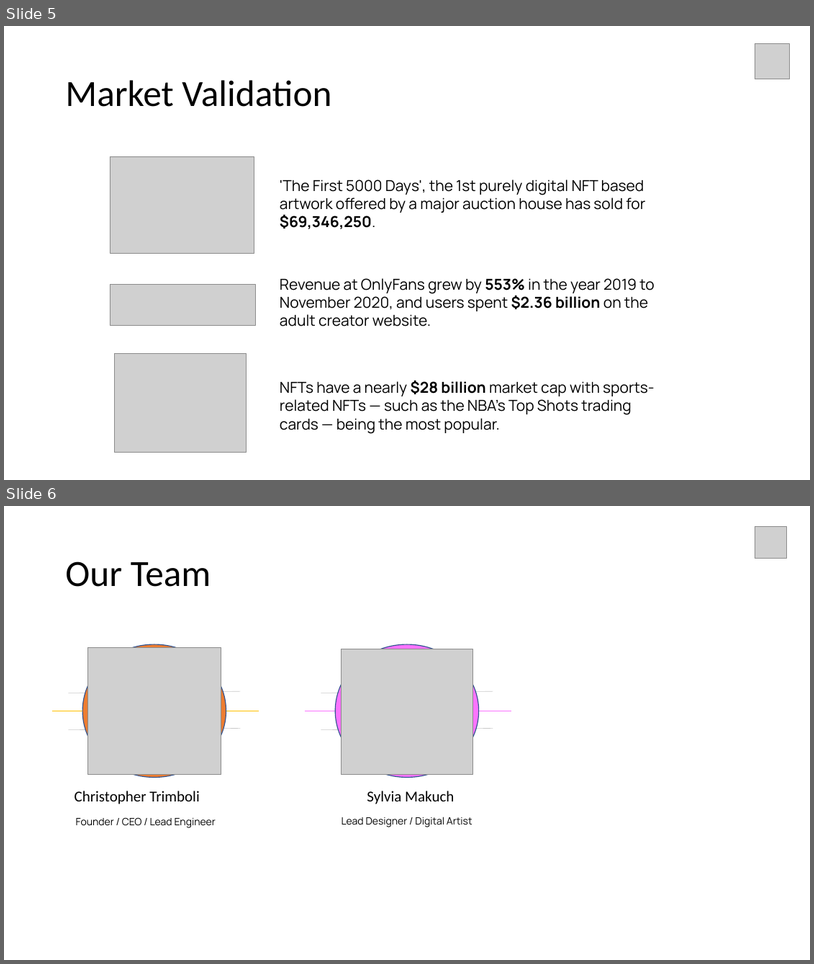
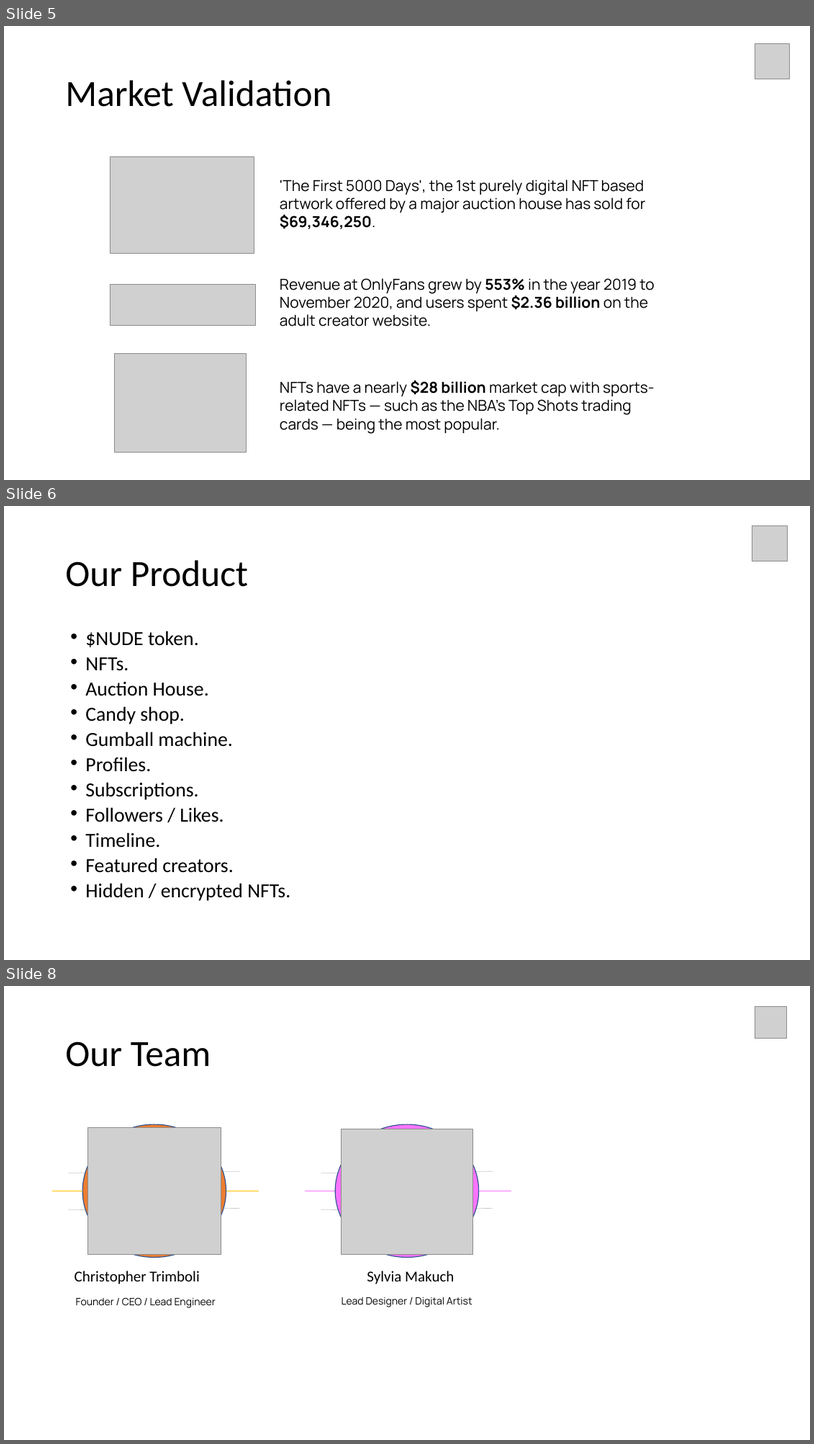
Before and after one commit to own-me/nude-pitch, a slide deck: own-me-pitch.pptx. Shown one above the other, each under a label of ours: slides 5 and 6 before the commit, slides 5, 6 and 8 after it; the slides between them are not shown. The pictures are 814x964 and 814x1444 pixels, drawn with LibreOffice and Linux fonts; fonts in the diff are those of the drawing; grey boxes stand for pictures. Boxes give left, top, right and bottom in pixels: in the first picture for what was removed or moved away, otherwise in the second. Text is boxed around its words. In the diff, an @@ line names an element or a change of style, - is before the commit and + after.

Commit message:
product / progress slides

```diff
--- a/own-me-pitch.pptx
+++ b/own-me-pitch.pptx
@@ slide 6 added at (x1=4, y1=506, x2=810, y2=960), background #FFFFFF @@
@@ picture added at (x1=752, y1=526, x2=787, y2=561) @@
@@ title added at (x1=65, y1=560, x2=248, y2=587), 44 pt, text #000000 @@
+Our Product
@@ text added at (x1=85, y1=631, x2=291, y2=901), 23.8 pt, text #000000 @@
+• $NUDE token.
+• NFTs.
+• Auction House.
+• Candy shop.
+• Gumball machine.
+• Profiles.
+• Subscriptions.
+• Followers / Likes.
+• Timeline.
+• Featured creators.
+• Hidden / encrypted NFTs.
@@ what was slide 6 is now slide 8 @@
```
Also in this commit, not shown: 3 slides changed, 1 other slide added, 1 slide removed.
